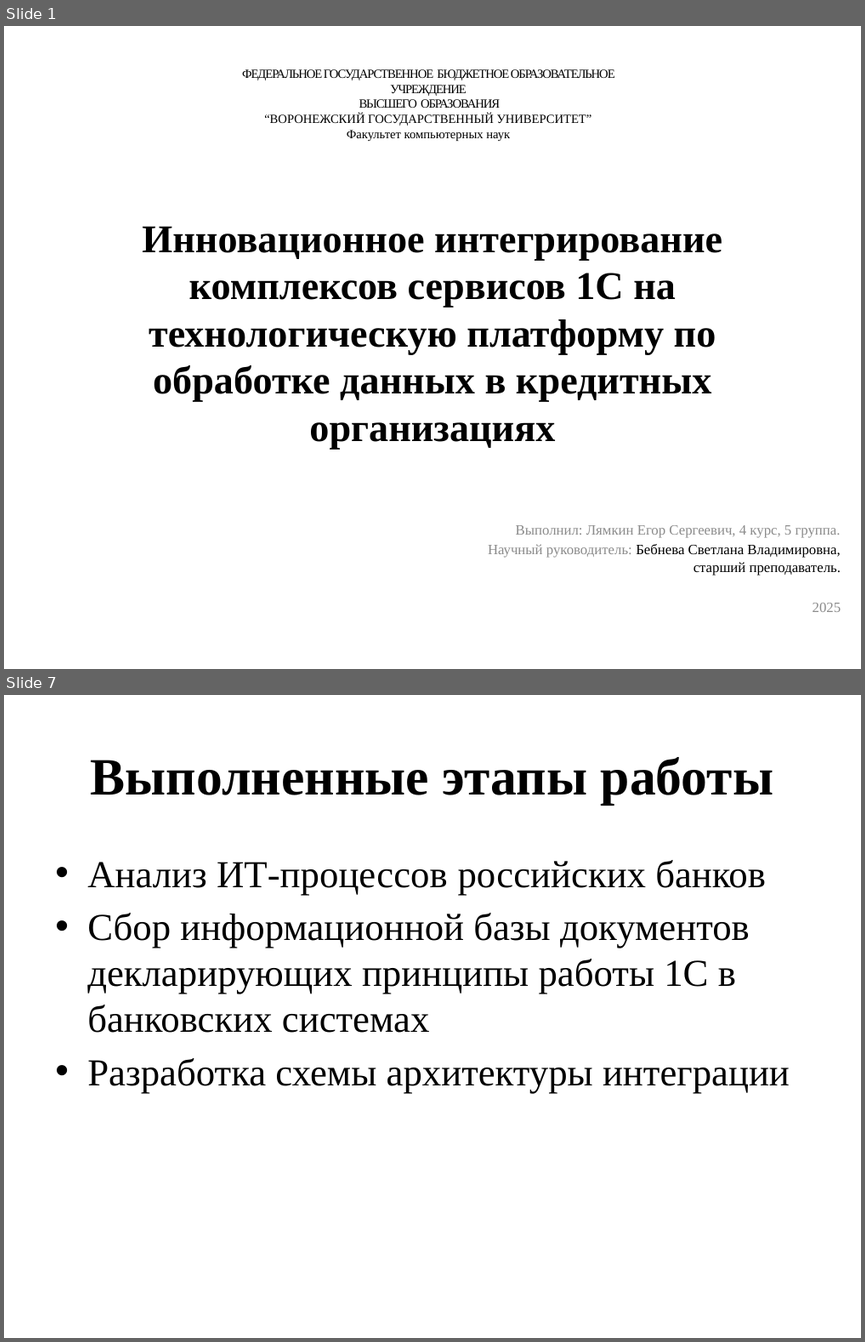
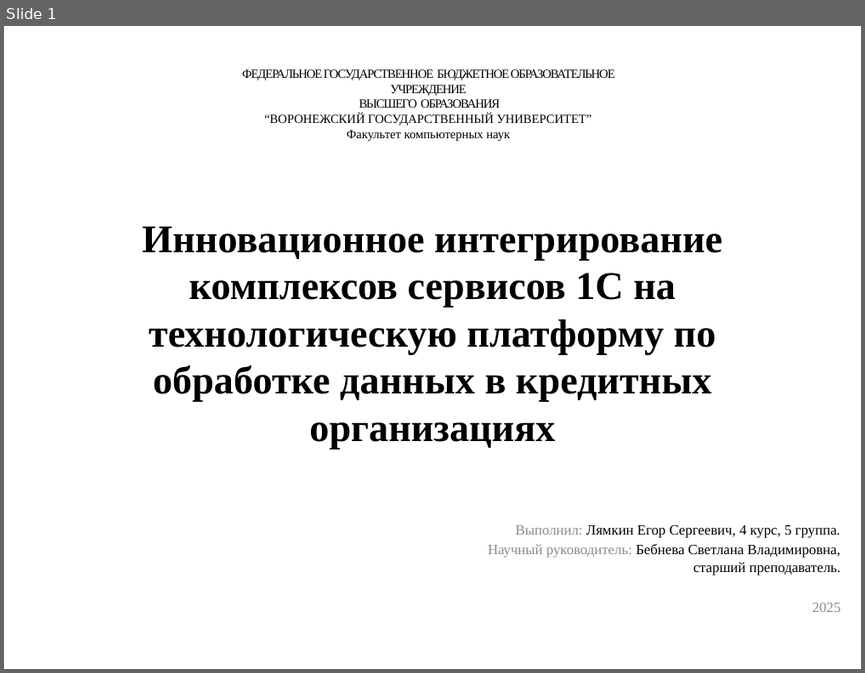
Before and after one commit to 4Bul04kka/diploma, a slide deck: дипломная работа/Лямкин презентация.pptx. Shown one above the other, each under a label of ours: slides 1 and 7 before the commit, slide 1 after it; the slides between them are not shown. The pictures are 865x1342 and 865x673 pixels, drawn with LibreOffice and Linux fonts; fonts in the diff are those of the drawing. Boxes give left, top, right and bottom in pixels: in the first picture for what was removed or moved away, otherwise in the second. Text is boxed around its words. In the diff, an @@ line names an element or a change of style, - is before the commit and + after.

```diff
--- a/дипломная работа/Лямкин презентация.pptx
+++ b/дипломная работа/Лямкин презентация.pptx
@@ slide 7 removed at (x1=4, y1=695, x2=861, y2=1338), background #FFFFFF @@
@@ title removed at (x1=91, y1=757, x2=773, y2=805) @@
-Выполненные этапы работы
@@ text removed at (x1=87, y1=860, x2=789, y2=1093) @@
-• Анализ ИТ-процессов российских банков
-• Сбор информационной базы документов декларирующих принципы работы 1С в банковских системах
-• Разработка схемы архитектуры интеграции
@@ slide 1 changed as well @@
@@ subtitle at (x1=516, y1=525, x2=840, y2=538): text colour #8C8C8C to #000000 in "Лямкин Егор Сергеевич, 4 курс, 5 группа." @@
```
Also in this commit, not shown: 8 slides added, 6 other slides removed, 19 other files.
